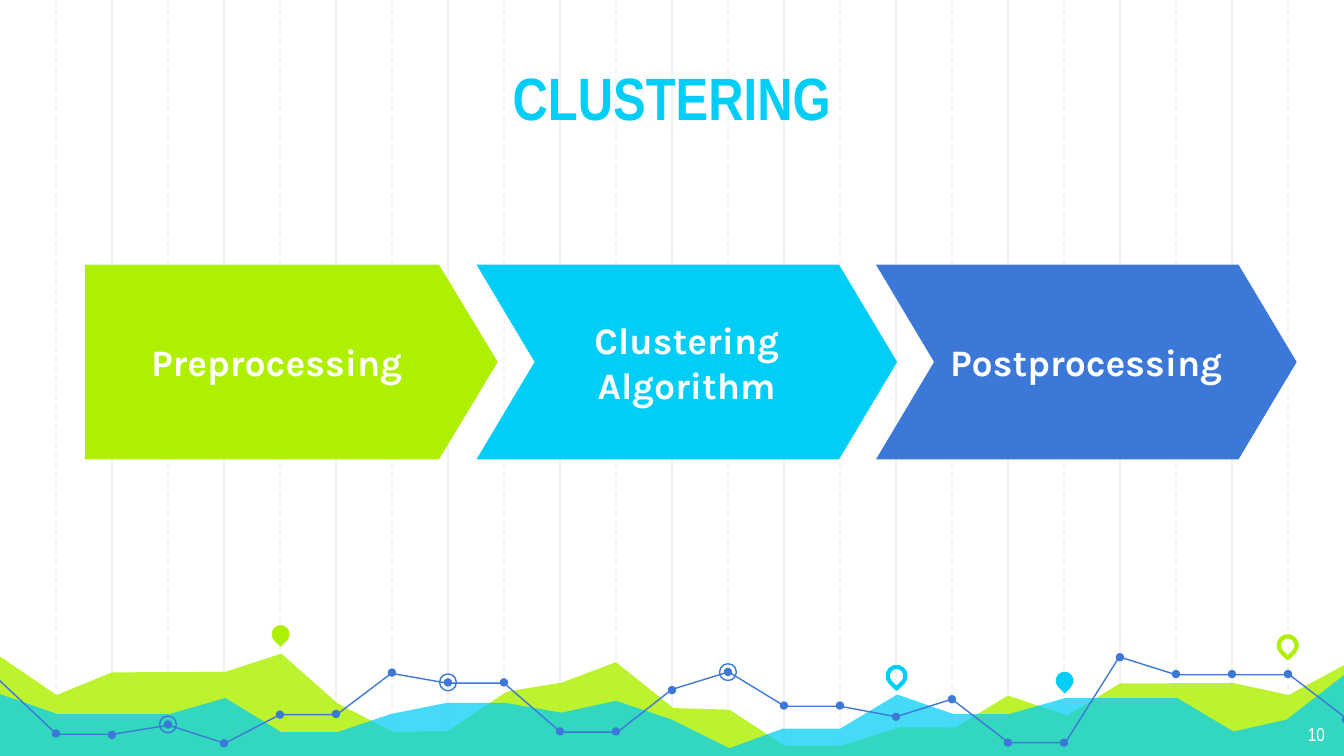
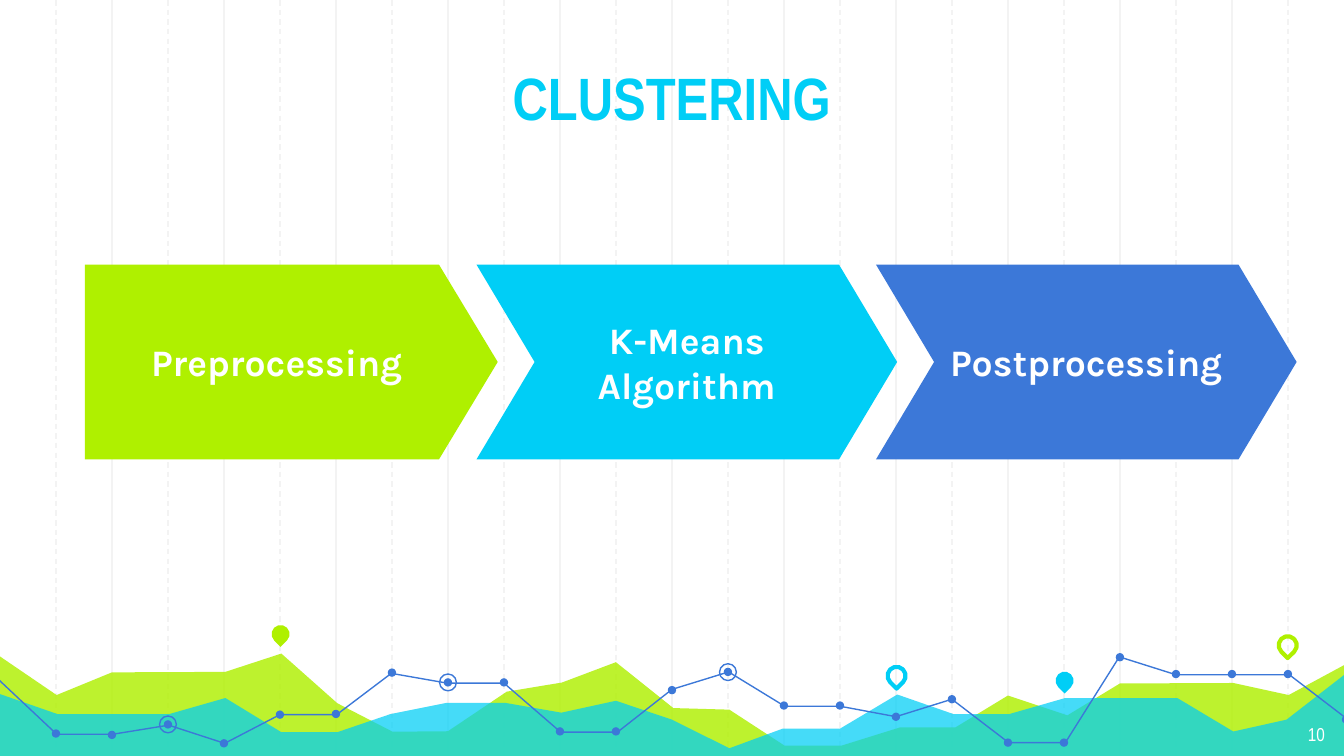
Before and after one commit to Andyayk/app, a slide deck: slide 10 of Graph Based Search.pptx. Drawn at 1344x756 pixels with LibreOffice and Linux fonts; fonts in the diff are those of the drawing. Boxes give left, top, right and bottom in pixels: in the first picture for what was removed or moved away, otherwise in the second. Text is boxed around its words. In the diff, an @@ line names an element or a change of style, - is before the commit and + after.

```diff
--- a/Graph Based Search.pptx
+++ b/Graph Based Search.pptx
@@ text in chevron at [598, 329, 776, 409]: text changed @@
-Clustering Algorithm
+K-Means Algorithm
```
Also in this commit, not shown: 7 other slides changed.
